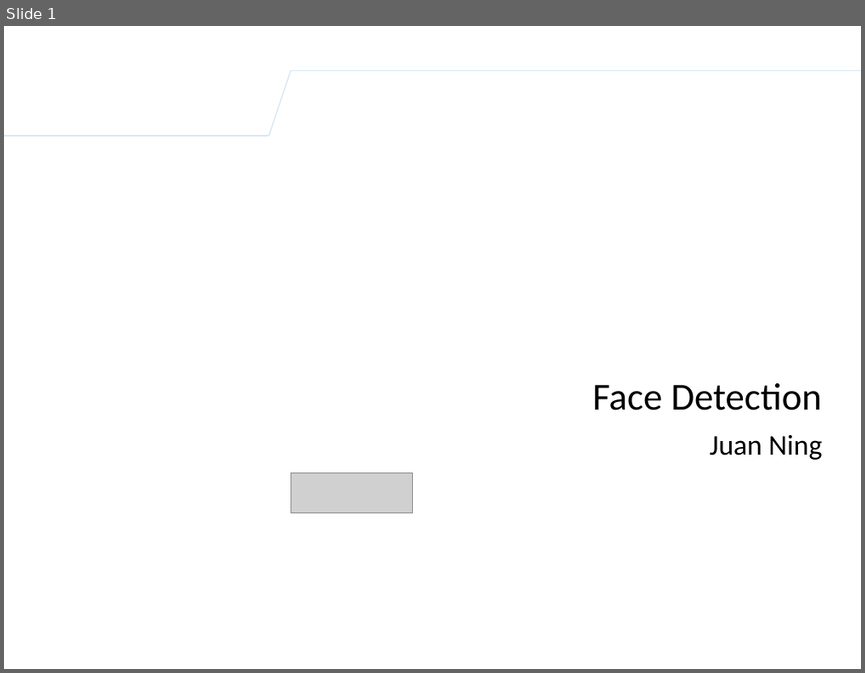
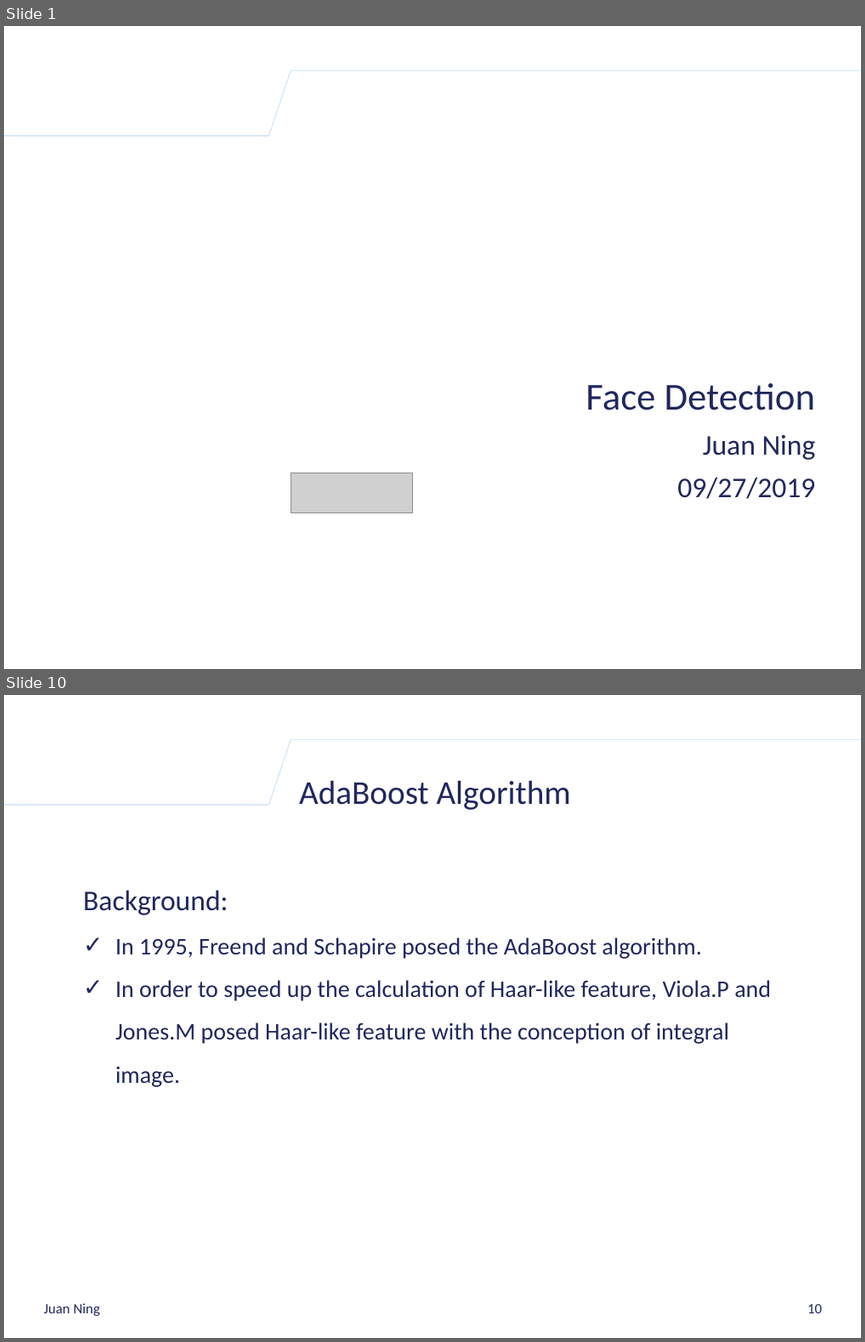
Before and after one commit to k-ning/SHARING, a slide deck: AdaBoost_Algorithm_Presentation.pptx. Shown one above the other, each under a label of ours: slide 1 before the commit, slides 1 and 10 after it; the slides between them are not shown. The pictures are 865x673 and 865x1342 pixels, drawn with LibreOffice and Linux fonts; fonts in the diff are those of the drawing; grey boxes stand for pictures; background and template pictures are left out. Boxes give left, top, right and bottom in pixels: in the first picture for what was removed or moved away, otherwise in the second. Text is boxed around its words. In the diff, an @@ line names an element or a change of style, - is before the commit and + after.

```diff
--- a/AdaBoost_Algorithm_Presentation.pptx
+++ b/AdaBoost_Algorithm_Presentation.pptx
@@ slide 10 added at box(4, 695, 861, 1338), background #FFFFFF; not listed: 3 template elements that a slide beside it also shows @@
@@ title added at box(299, 780, 571, 810), 28 pt, text #20275D @@
+AdaBoost Algorithm
@@ text added at box(83, 890, 771, 1087), 20 pt, text #20275D @@
+Background:
+✓ In 1995, Freend and Schapire posed the AdaBoost algorithm.
+✓ In order to speed up the calculation of Haar-like feature, Viola.P and Jones.M posed Haar-like feature with the conception of integral image.
@@ text added at box(44, 1303, 100, 1315), 12 pt, text #20275D @@
+Juan Ning
@@ page number added at box(807, 1304, 822, 1313), 12 pt, text #20275D @@
+10
@@ slide 1 changed as well @@
@@ text "Face Detection": place and size @@
-text "Face Detection" at box(592, 383, 822, 460)
+text "Face Detection" at box(585, 383, 816, 499)
@@ text at box(585, 383, 816, 460): text colour #000000 to #20275D in "Face Detection", "Juan Ning" @@
@@ text at box(677, 476, 815, 499): paragraph added @@
+09/27/2019
```
Also in this commit, not shown: 7 other slides changed, 7 other slides added, 1 slide removed.
